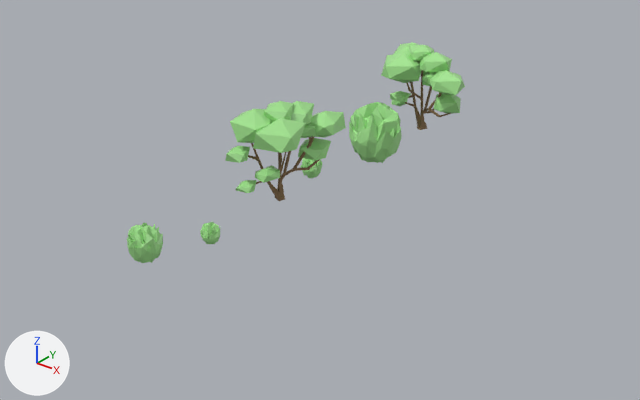
One commit to the glTF model models/plants.glb: the scene before it, then after it.
Camera for both pictures: a camera (50 mm lens) standing at (60.4, -6.1, 26.5) and looking at (29.9, 32.0, 2.9). Arrows for +X, +Y and +Z are at lower left; the lights stay in place.

Before the edit, the objects in view are built like this:
```python
me_cube_003 = bpy.data.meshes.new('Cube.003')
me_cube_003.from_pydata(...)  # 1152 vertices, 2252 faces; spans x -3.04..1.8, y -3.73..4.29, z 1.16..7.9
# faces by material slot: [2012, 240]
me_cube_003.materials.append(mat_material_juniper_bark)  # brown #886d4a
me_cube_003.materials.append(mat_material_juniper_leaves)  # green #a5e792
me_icosphere_001 = bpy.data.meshes.new('Icosphere.001')
me_icosphere_001.from_pydata(...)  # 129 vertices, 254 faces; spans x 22.5..24.68, y 22.27..24.41, z 0.18..2.64
me_icosphere_001.materials.append(mat_material_juniper_leaves)  # green #a5e792
me_icosphere_004 = bpy.data.meshes.new('Icosphere.004')
me_icosphere_004.from_pydata(...)  # 129 vertices, 254 faces; spans x 21.4..25.47, y 20.55..24.59, z -0.12..4.46
me_icosphere_004.materials.append(mat_material_juniper_leaves)  # green #a5e792
ob_alligator_juniper_branches = bpy.data.objects.new('Alligator Juniper.branches', me_cube_003)
ob_alligator_juniper_branches.location = (26.31, 33.39, 0.0)
ob_alligator_juniper_branches_001 = bpy.data.objects.new('Alligator Juniper.branches.001', me_cube_003)
ob_alligator_juniper_branches_001.location = (26.51, 48.43, 0.26)
ob_alligator_juniper_branches_001.rotation_euler = (0.0324, 0.0372, -1.57)  # degrees (1.9, 2.1, -90)
ob_sagebrush = bpy.data.objects.new('Sagebrush', me_icosphere_001)
ob_sagebrush.location = (0.0, 0.0, 0.0)
ob_sagebrush_003 = bpy.data.objects.new('Sagebrush.003', me_icosphere_004)
ob_sagebrush_003.location = (1.67, 22.17, 0.0)
```
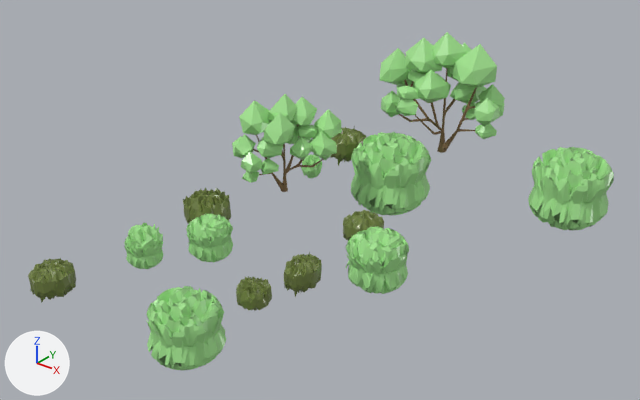
Where the change shows, as pixel boxes (x1, y1, x2, y2) in the pictures (640 x 400 px):
'Sagebrush.2', added (green): after (124, 132, 614, 370)
'Alligator Juniper', added (green): after (232, 32, 505, 192)
    faces in mat_material_juniper_leaves_001 (green #a5e792): (232, 32, 505, 183)
    faces in mat_material_juniper_bark (brown #886d4a): (253, 68, 477, 192)
'California Juniper.young', added (green): after (28, 126, 384, 311)
'Alligator Juniper.branches', deleted (green): before (225, 101, 346, 201)
    faces in mat_material_juniper_leaves (green #a5e792): (225, 101, 346, 193)
    faces in mat_material_juniper_bark (brown #886d4a): (248, 137, 320, 201)
'Alligator Juniper.branches.001', deleted (green): before (381, 42, 465, 130)
    faces in mat_material_juniper_leaves (green #a5e792): (381, 42, 465, 114)
    faces in mat_material_juniper_bark (brown #886d4a): (405, 70, 451, 130)
'Sagebrush.003', deleted (green): before (349, 102, 402, 163)

What changed in the scene script:
```text
Add mat_material_juniper_leaves_002:
    mat_material_juniper_leaves_002 = principled_material('Material.juniper.leaves.002')
    mat_material_juniper_leaves_002.base_color = (0.377, 0.8, 0.287)  # green #a5e792
    mat_material_juniper_leaves_002.roughness = 0.314
Add mat_material_cajuniper_leaves:
    mat_material_cajuniper_leaves = principled_material('Material.CAjuniper.leaves')
    mat_material_cajuniper_leaves.base_color = (0.162, 0.216, 0.0529)  # green #708041
    mat_material_cajuniper_leaves.roughness = 0.314
Add mat_material_juniper_leaves_001:
    mat_material_juniper_leaves_001 = principled_material('Material.juniper.leaves.001')
    mat_material_juniper_leaves_001.base_color = (0.377, 0.8, 0.287)  # green #a5e792
    mat_material_juniper_leaves_001.roughness = 0.314
Add me_icosphere_005:
    me_icosphere_005.from_pydata(...)  # 4632 vertices, 9240 faces; spans x 22.5..41.6, y 16.9..52.0, z -2.8..3.7
    me_icosphere_005.materials.append(mat_material_juniper_leaves_002)  # green #a5e792
Add me_sphere_003:
    me_sphere_003.from_pydata(...)  # 2430 vertices, 4836 faces; spans x 21.9..34.0, y 16.0..44.4, z 0.1..2.9
    me_sphere_003.materials.append(mat_material_cajuniper_leaves)  # green #708041
Add me_cube_005:
    me_cube_005.from_pydata(...)  # 1204 vertices, 2248 faces; spans x 22.0..34.2, y 31.4..49.2, z 1.1..10.3
    # faces by material slot: [1528, 720]
    me_cube_005.materials.append(mat_material_juniper_bark)  # brown #886d4a
    me_cube_005.materials.append(mat_material_juniper_leaves_001)  # green #a5e792
Remove ob_alligator_juniper_branches:
    ob_alligator_juniper_branches = bpy.data.objects.new('Alligator Juniper.branches', me_cube_003)
    ob_alligator_juniper_branches.location = (26.31, 33.39, 0.0)
Remove ob_alligator_juniper_branches_001:
    ob_alligator_juniper_branches_001 = bpy.data.objects.new('Alligator Juniper.branches.001', me_cube_003)
    ob_alligator_juniper_branches_001.location = (26.51, 48.43, 0.26)
    ob_alligator_juniper_branches_001.rotation_euler = (0.0324, 0.0372, -1.57)  # degrees (1.9, 2.1, -90)
Remove ob_sagebrush_003:
    ob_sagebrush_003 = bpy.data.objects.new('Sagebrush.003', me_icosphere_004)
    ob_sagebrush_003.location = (1.67, 22.17, 0.0)
Add ob_sagebrush_2:
    ob_sagebrush_2 = bpy.data.objects.new('Sagebrush.2', me_icosphere_005)
    ob_sagebrush_2.location = (0.0, 0.0, 0.0)
Add ob_california_juniper_young:
    ob_california_juniper_young = bpy.data.objects.new('California Juniper.young', me_sphere_003)
    ob_california_juniper_young.location = (0.0, 0.0, 0.0)
Add ob_alligator_juniper:
    ob_alligator_juniper = bpy.data.objects.new('Alligator Juniper', me_cube_005)
    ob_alligator_juniper.location = (0.0, 0.0, 0.0)
```
